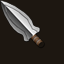
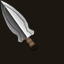
Comparing the layer stacks of the two 64×64 images. Changes:
painted on "STRAPS copy 2" over (0, 0, 45, 51)
